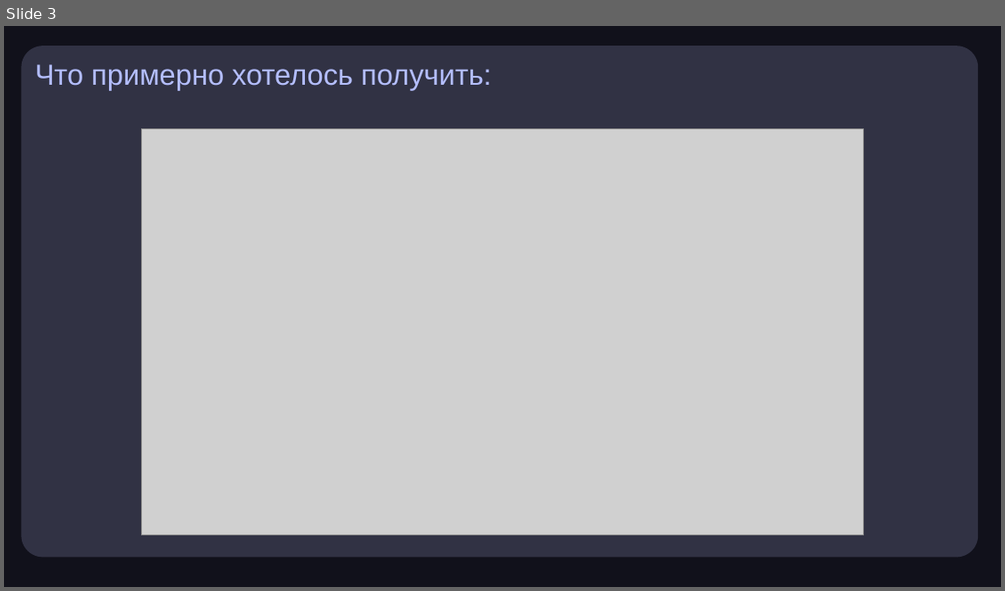
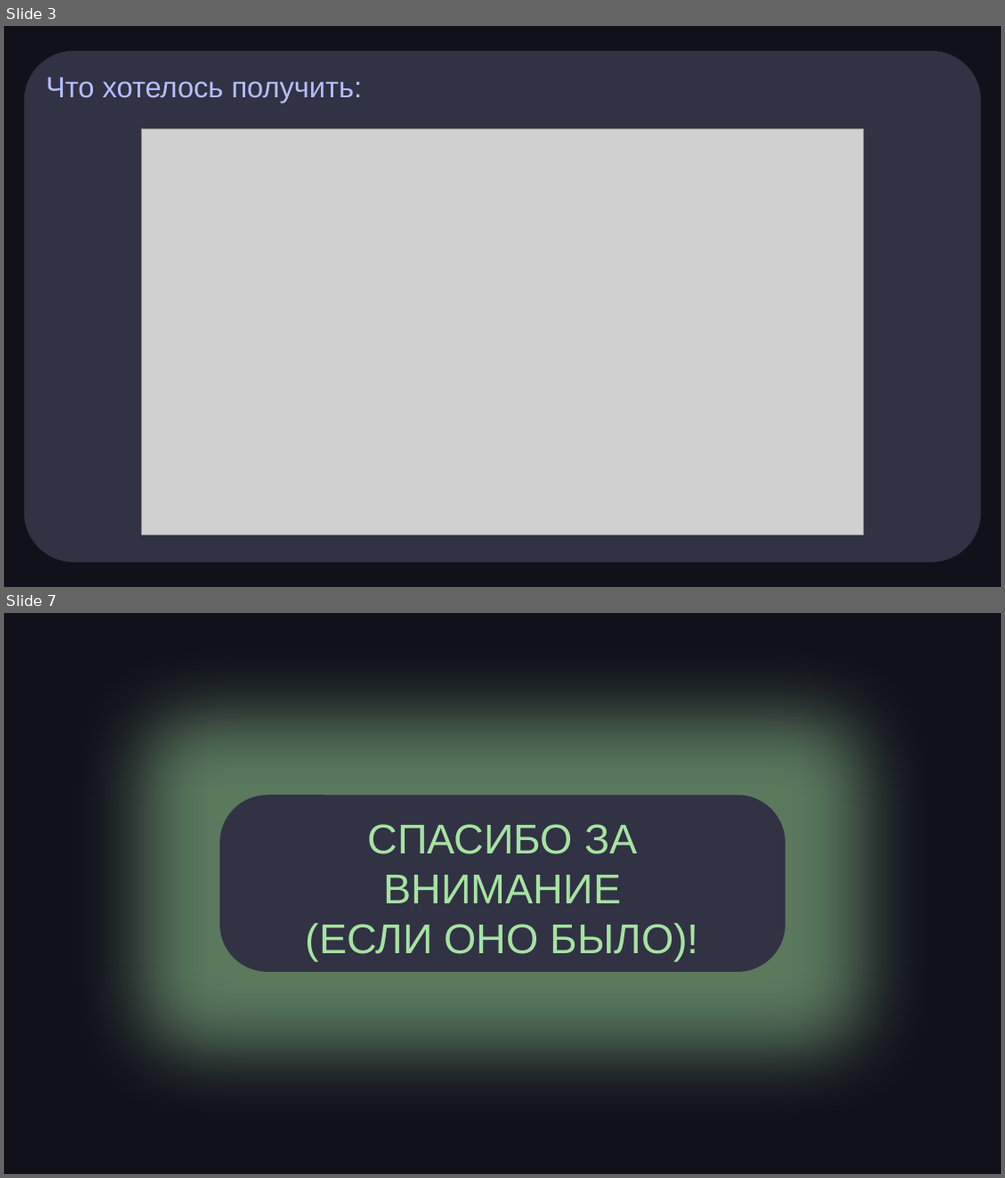
Before and after one commit to zkp3/B_and_CG, a slide deck: Preza.pptx. Shown one above the other, each under a label of ours: slide 3 before the commit, slides 3 and 7 after it; the slides between them are not shown. The pictures are 1005x591 and 1005x1178 pixels, drawn with LibreOffice and Linux fonts; fonts in the diff are those of the drawing; grey boxes stand for pictures. Boxes give left, top, right and bottom in pixels: in the first picture for what was removed or moved away, otherwise in the second. Text is boxed around its words. In the diff, an @@ line names an element or a change of style, - is before the commit and + after.

```diff
--- a/Preza.pptx
+++ b/Preza.pptx
@@ slide 7 added at [4, 613, 1001, 1174], background #11111B @@
@@ rounded rectangle added at [220, 795, 785, 971], fill #313244, 40 pt, text #A6E3A1 @@
+СПАСИБО ЗА
+ВНИМАНИЕ
+(ЕСЛИ ОНО БЫЛО)!
@@ slide 3 changed as well @@
@@ rounded rectangle "Что хотелось получить:": place and size @@
-rounded rectangle "Что хотелось получить:" at [21, 46, 979, 557]
+rounded rectangle "Что хотелось получить:" at [24, 51, 981, 562]
@@ rounded rectangle "Что хотелось получить:" at [24, 51, 981, 562]: proportions changed @@
@@ text in rounded rectangle at [46, 77, 363, 103]: text changed @@
-Что примерно хотелось получить:
+Что хотелось получить:
```
Also in this commit, not shown: 2 other slides changed, 3 other slides added, 4 other files.
